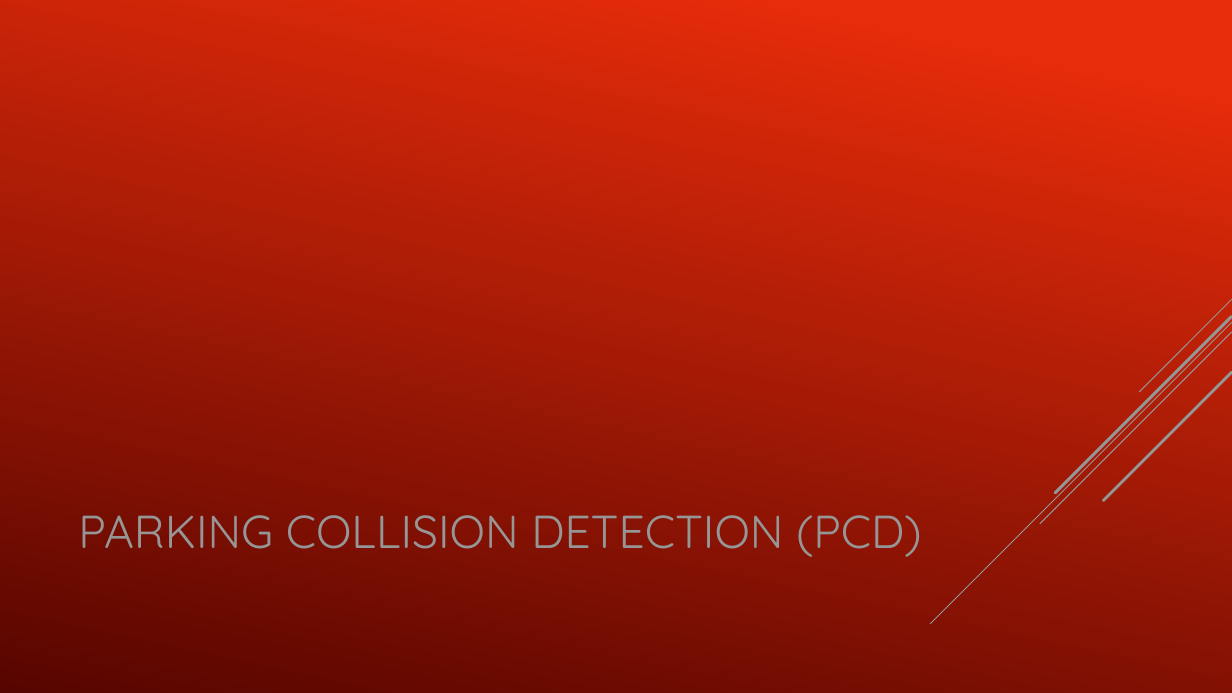
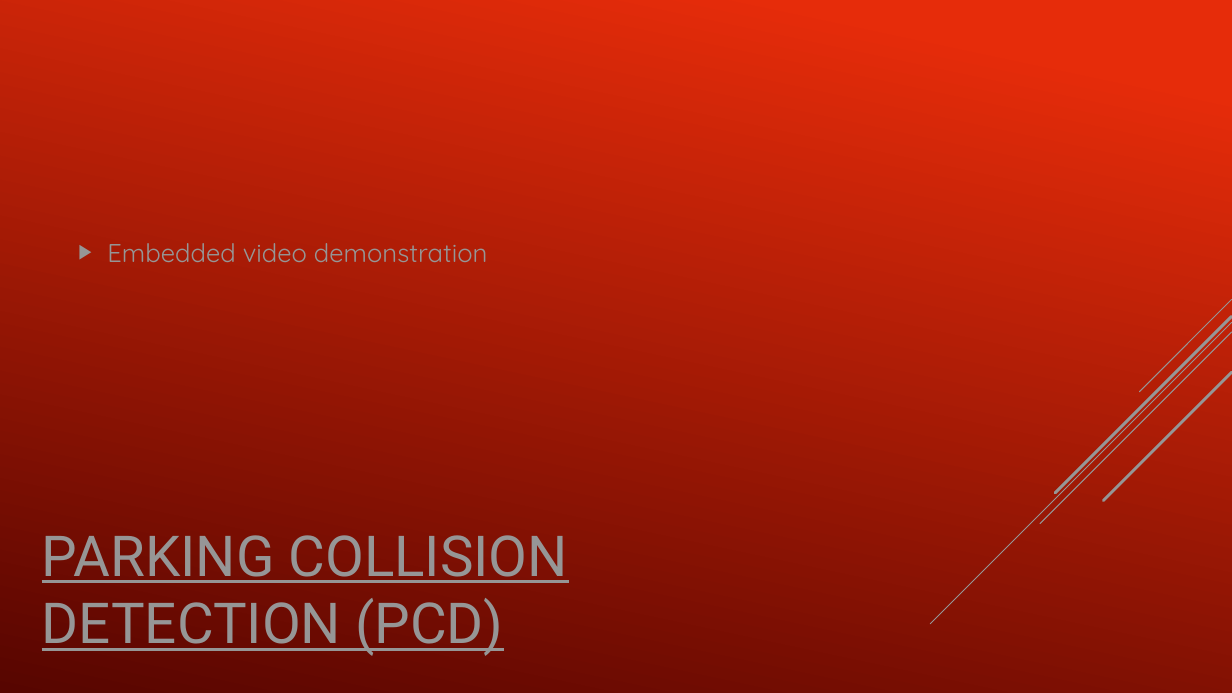
Before and after one commit to Joshua-Bonner/OpenZ, a slide deck: slide 8 of Presentation/OpenZ.pptx (slide 3 before the commit). Drawn at 1232x693 pixels with LibreOffice and Linux fonts; fonts in the diff are those of the drawing. Boxes give left, top, right and bottom in pixels: in the first picture for what was removed or moved away, otherwise in the second. Text is boxed around its words. In the diff, an @@ line names an element or a change of style, - is before the commit and + after.

Commit message:
Updated Presentation

```diff
--- a/Presentation/OpenZ.pptx
+++ b/Presentation/OpenZ.pptx
@@ text added at bbox=[107, 243, 488, 262], 20 pt, text #969696 @@
+▶ Embedded video demonstration
@@ title "PARKING COLLISION DETECTION (PCD)": place and size @@
-title "PARKING COLLISION DETECTION (PCD)" at bbox=[78, 515, 921, 557]
+title "PARKING COLLISION DETECTION (PCD)" at bbox=[42, 535, 568, 656]
@@ title "PARKING COLLISION DETECTION (PCD)" at bbox=[42, 535, 568, 656]: size 36 to 44 pt, font Quicksand to Roboto, underline on @@
```
Also in this commit, not shown: 3 other slides changed, 7 slides added, 2 slides removed.
